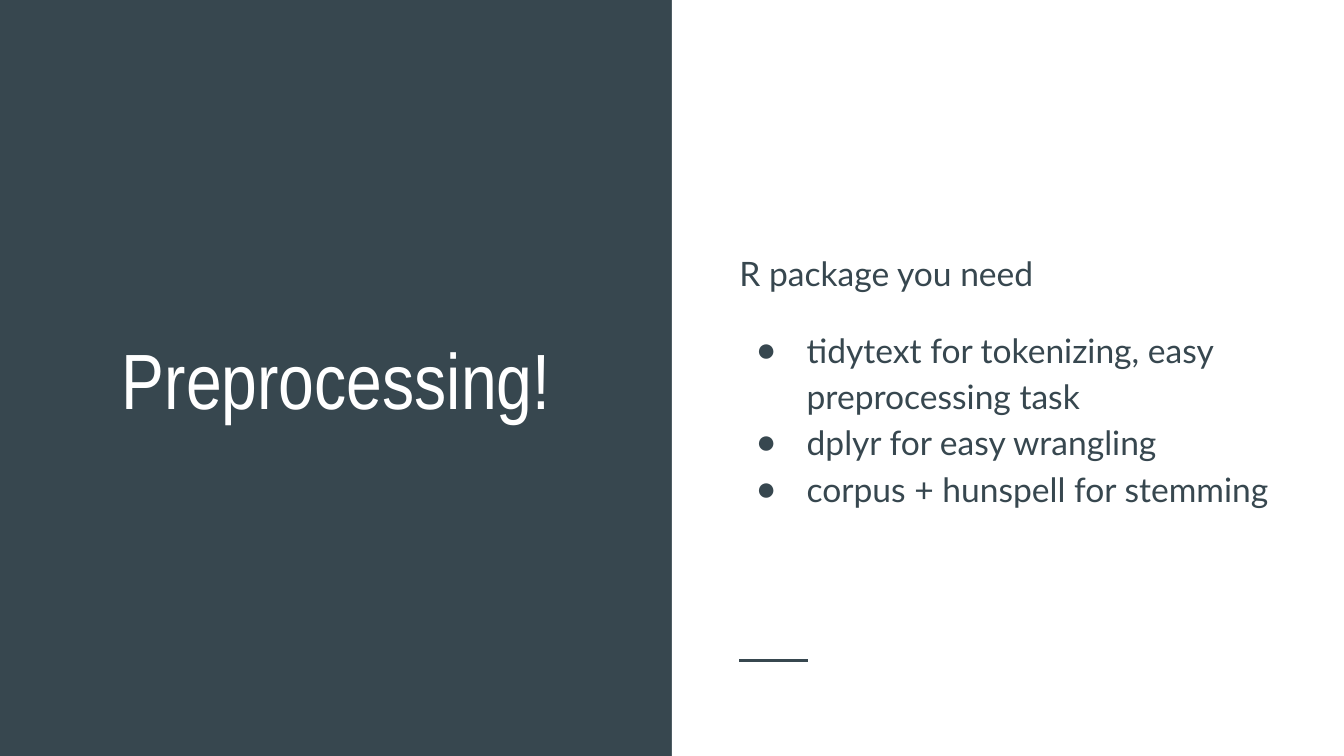
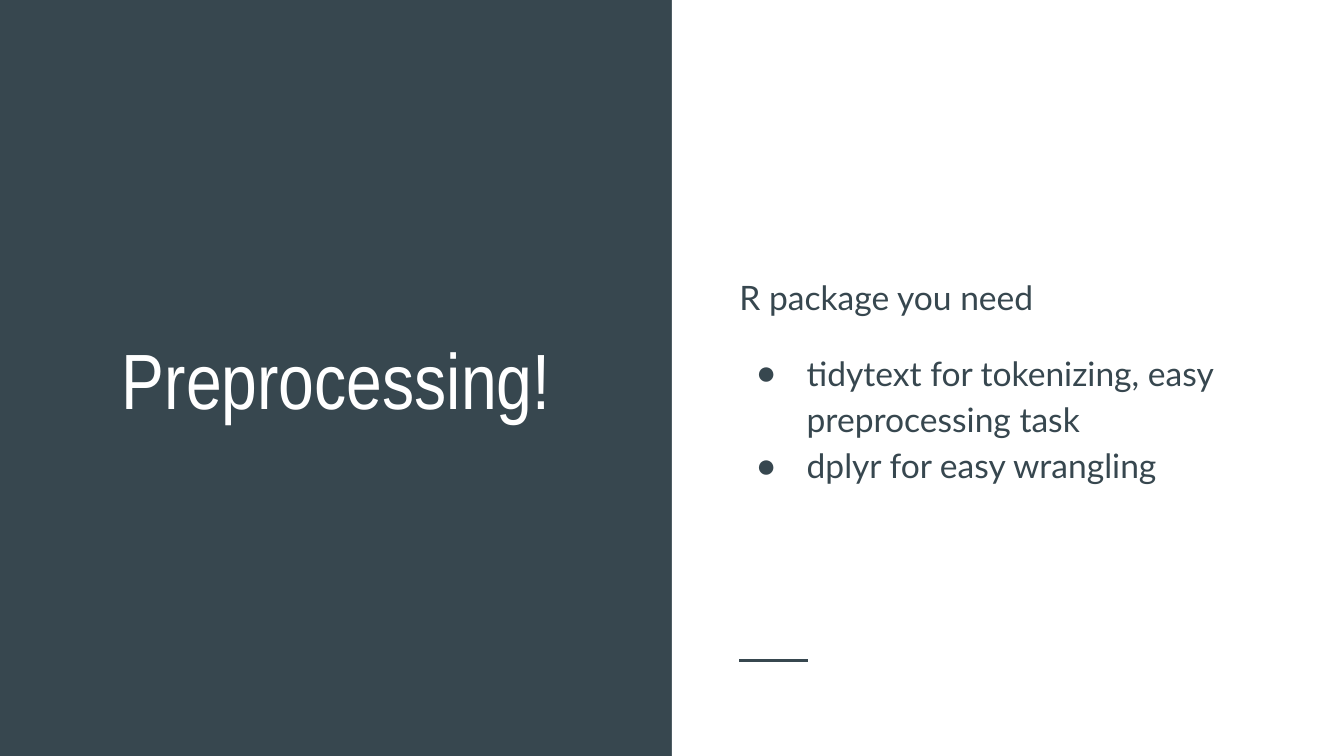
Before and after one commit to hadimaster65555/my-talks, a slide deck: slide 24 of Text-Mining-and-Wordclouds-in-R_26-01-2019/Text-Mining-and-Wordcloud-Using R.pptx. Drawn at 1344x756 pixels with LibreOffice and Linux fonts; fonts in the diff are those of the drawing. Boxes give left, top, right and bottom in pixels: in the first picture for what was removed or moved away, otherwise in the second. Text is boxed around its words. In the diff, an @@ line names an element or a change of style, - is before the commit and + after.

```diff
--- a/Text-Mining-and-Wordclouds-in-R_26-01-2019/Text-Mining-and-Wordcloud-Using R.pptx
+++ b/Text-Mining-and-Wordclouds-in-R_26-01-2019/Text-Mining-and-Wordcloud-Using R.pptx
@@ text at [807, 477, 1269, 508]: paragraph removed @@
-● corpus + hunspell for stemming
```
Also in this commit, not shown: 4 other slides changed, 1 slide added.
